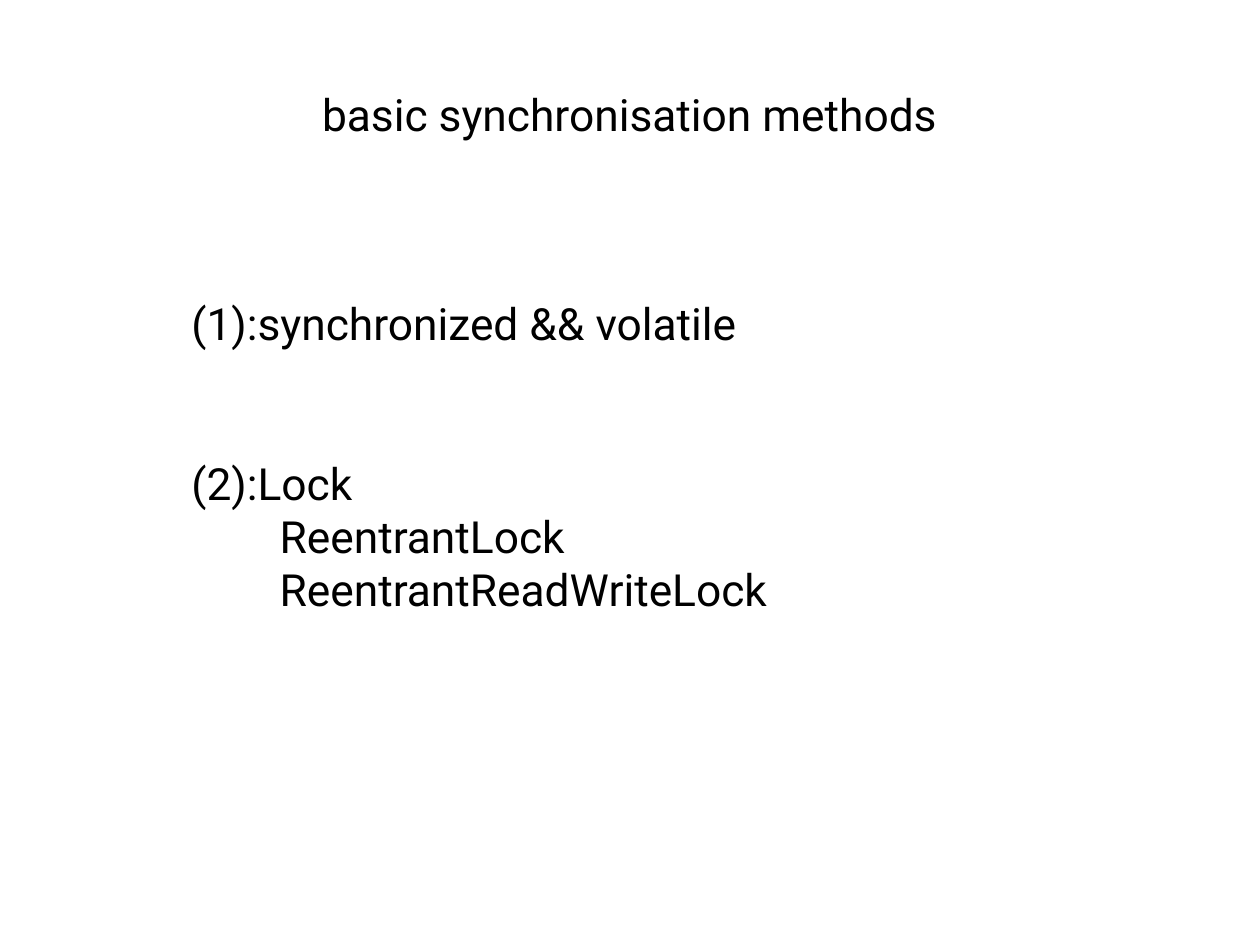
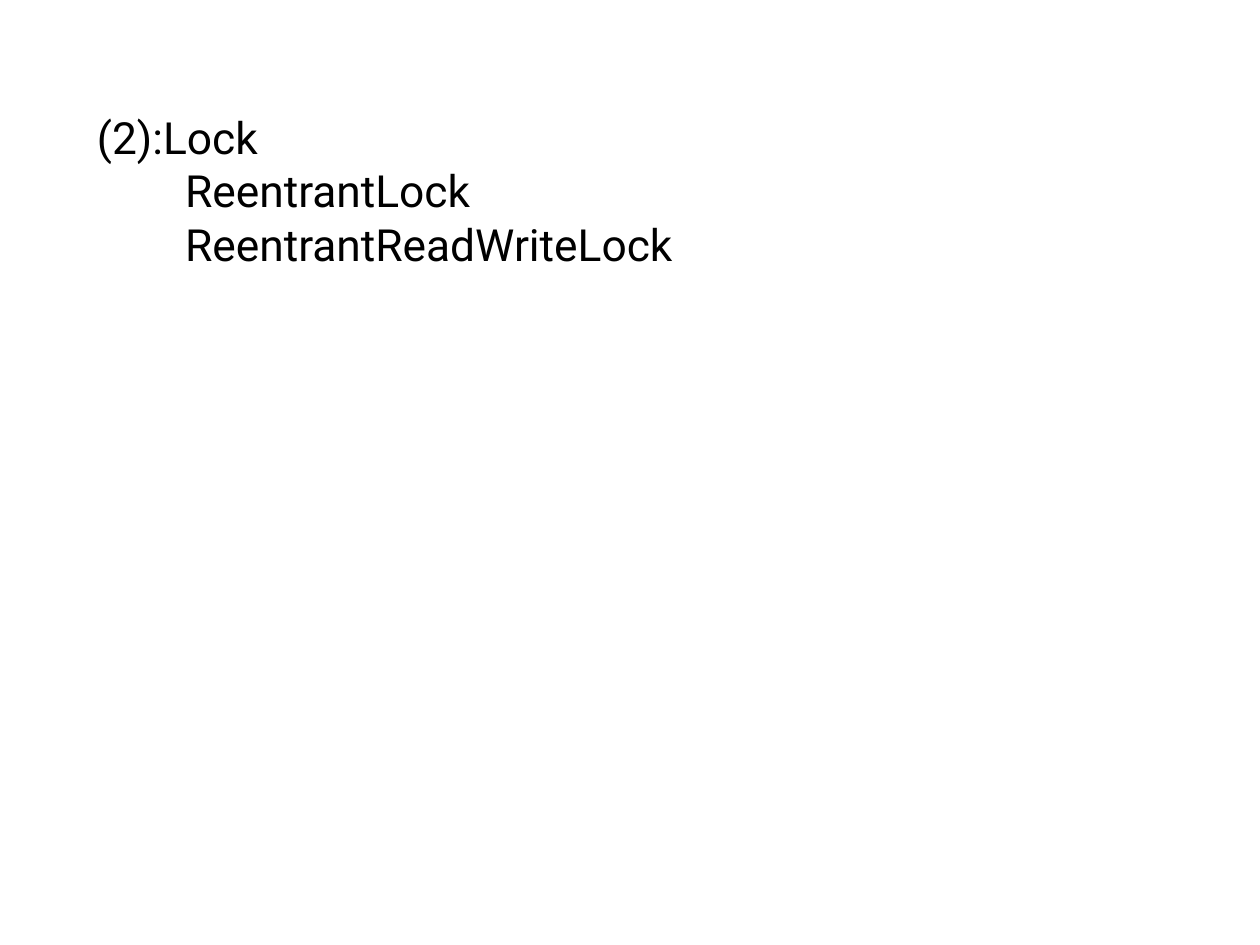
Before and after one commit to tangchuanzhou/Java-concurrency-test, a slide deck: slide 10 of ppt/Java_concurrency.pptx (slide 7 before the commit). Drawn at 1260x945 pixels with LibreOffice and Linux fonts; fonts in the diff are those of the drawing. Boxes give left, top, right and bottom in pixels: in the first picture for what was removed or moved away, otherwise in the second. Text is boxed around its words. In the diff, an @@ line names an element or a change of style, - is before the commit and + after.

```diff
--- a/ppt/Java_concurrency.pptx
+++ b/ppt/Java_concurrency.pptx
@@ text "(2):Lock": place and size @@
-text "(2):Lock" at box(191, 304, 767, 607)
+text "(2):Lock" at box(97, 118, 672, 262)
@@ text removed at box(322, 97, 936, 141) @@
-basic synchronisation methods
@@ text at box(191, 304, 737, 350): paragraph removed @@
-(1):synchronized && volatile
```
Also in this commit, not shown: 7 other slides changed, 13 slides added, 2 slides removed, 1 other file.
